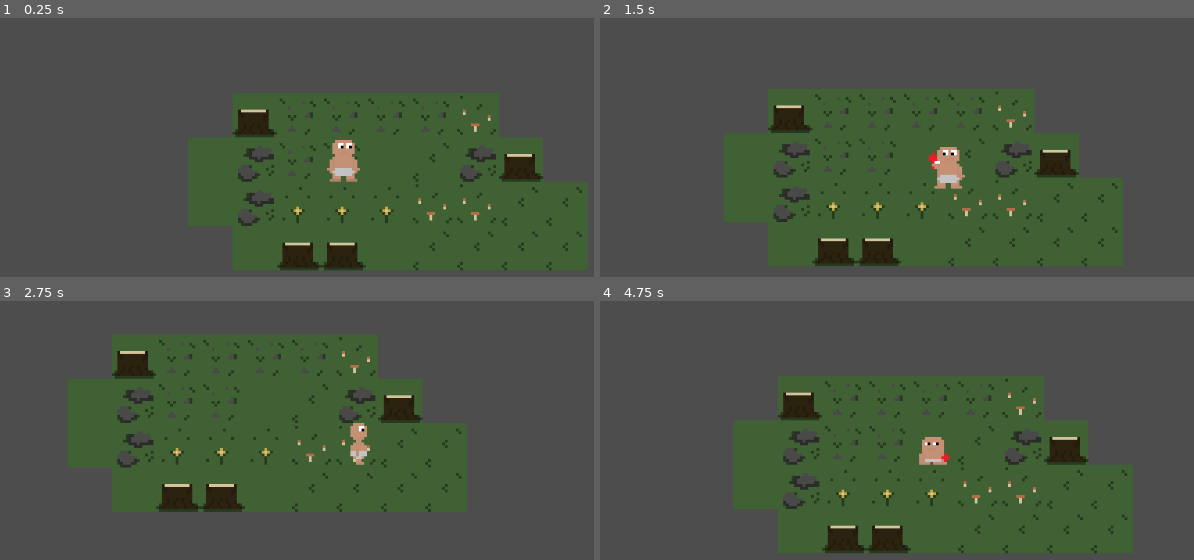
Above: before the commit, frames 1-4 (two rows, left to right).
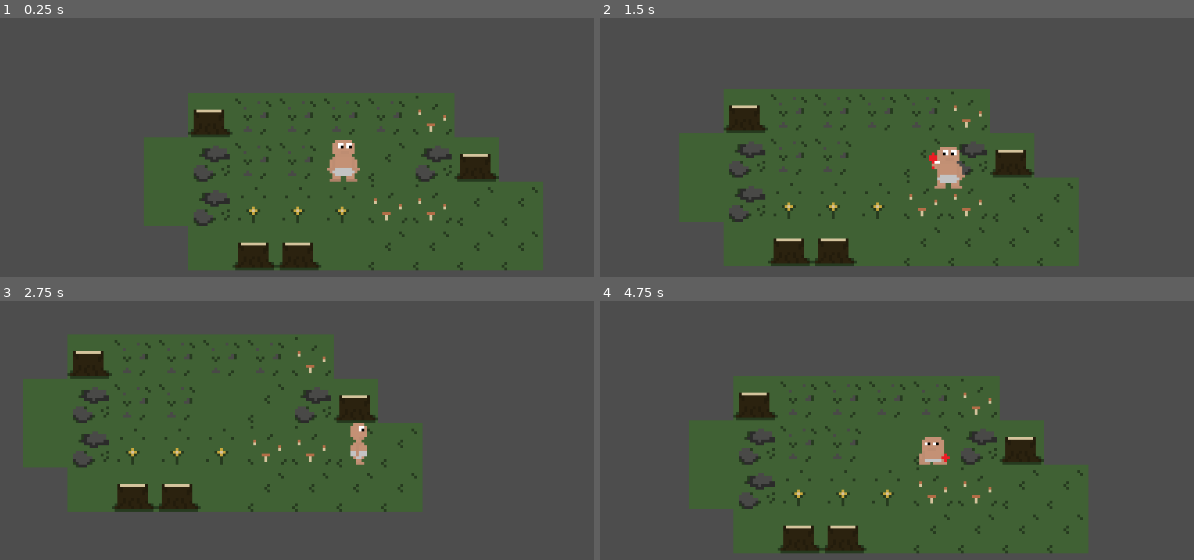
Above: after the commit, the same moments.

Repository: TedMartell/godot_arpg_survivor
Game: Godot game, scene res://scenes/game.tscn
The game is run twice, just before and just after one commit, with the same random seed, the same clock (stepped at 60 frames per second) and the same inputs.
Inputs:
- Up to frame 1 (0.25 s): no input
- Up to frame 2 (1.5 s): hold D (move_right) 0.53-1.28 s; tap Space (dodge_roll) at 0.6 s; hold S (move_down) from 1.28 s (still down); tap Q (meele_attack) at 1.35 s
- Up to frame 3 (2.75 s): release S (move_down) at 2.03 s; hold D (move_right) from 2.03 s (still down); tap Space (dodge_roll) at 2.1 s
- Up to frame 4 (4.75 s): release D (move_right) at 2.78 s; hold W (move_up) 2.78-3.53 s; tap Q (meele_attack) at 2.85, 4.35 s; hold A (move_left) from 3.53 s (still down); tap Space (dodge_roll) at 3.6 s

The runs differ from the first frame. In frame 1, 14% of the frame differs, in the area x 24-99%, y 28-98%; in frame 2, 14%; in frame 3, 14%; in frame 4, 14%, in the area x 14-90%, y 28-98%.

Commit message:
Update game.tscn

Diff:
--- a/arpg_survivor/scenes/game.tscn
+++ b/arpg_survivor/scenes/game.tscn
@@ -123,7 +123,7 @@
 [node name="Layers" type="Node2D" parent="."]
 
 [node name="background" type="TileMapLayer" parent="Layers"]
-position = Vector2(8, 0)
+position = Vector2(-8, 0)
 tile_map_data = PackedByteArray("AAABAP//AAABAAAAAAACAP//AAACAAEAAAADAP//AAAEAAEAAAAAAP//AAAGAAEAAAD/////AAAHAAAAAAD+// …(416 unchanged characters)…
 tile_set = SubResource("TileSet_p57ef")
 
